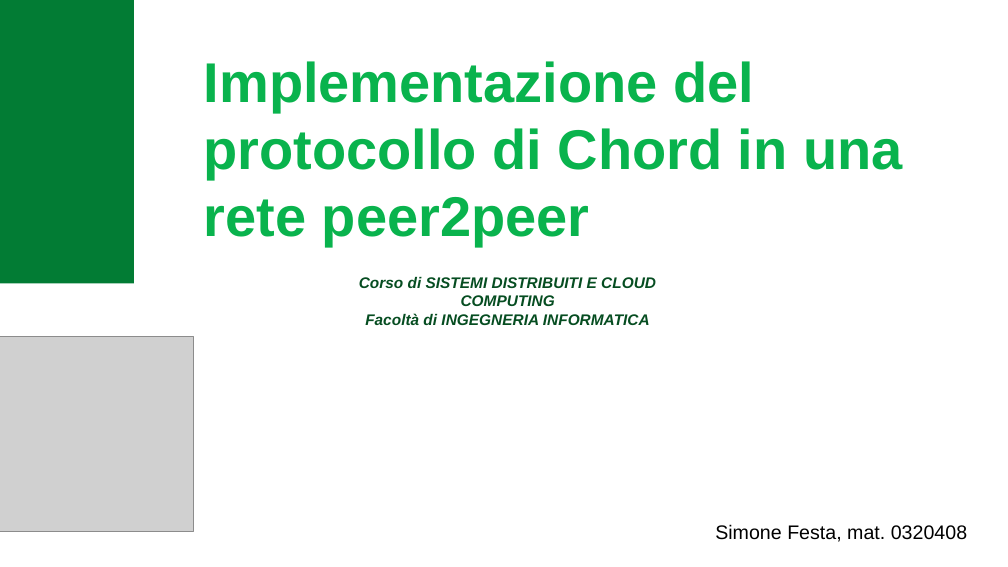
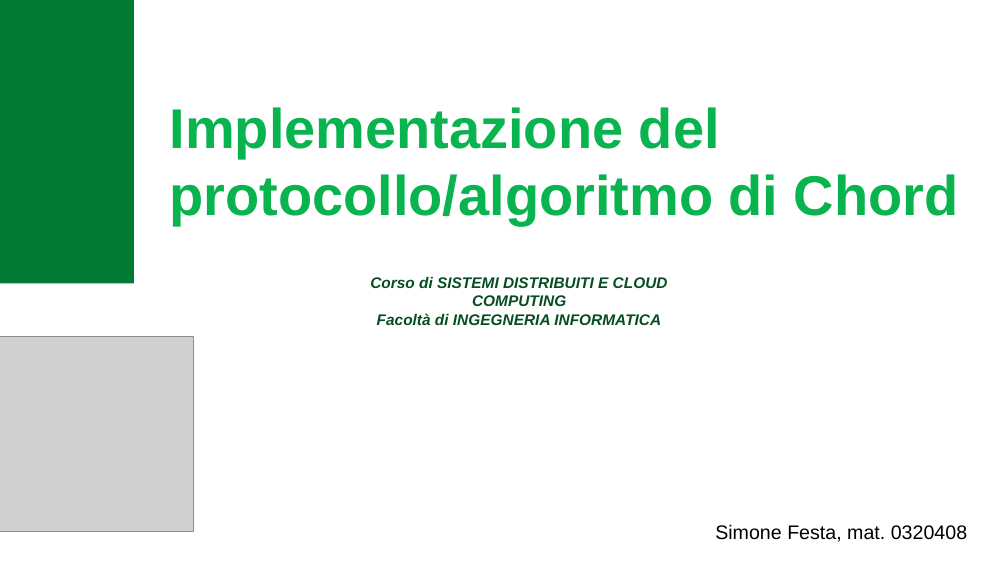
Before and after one commit to simonefesta/Chord_SDCC, a slide deck: slide 1 of Documentazione/Presentazione/Presentazione_Chord_Festa_0320408.pptx. Drawn at 1008x567 pixels with LibreOffice and Linux fonts; fonts in the diff are those of the drawing; grey boxes stand for pictures. Boxes give left, top, right and bottom in pixels: in the first picture for what was removed or moved away, otherwise in the second. Text is boxed around its words. In the diff, an @@ line names an element or a change of style, - is before the commit and + after.

```diff
--- a/Documentazione/Presentazione/Presentazione_Chord_Festa_0320408.pptx
+++ b/Documentazione/Presentazione/Presentazione_Chord_Festa_0320408.pptx
@@ text at [170, 107, 959, 225]: text changed @@
-Implementazione del protocollo di Chord in una rete peer2peer
+Implementazione del protocollo/algoritmo di Chord
@@ text "Corso di SISTEMI DISTRIBUITI E ...": place and size @@
-text "Corso di SISTEMI DISTRIBUITI E ..." at [359, 277, 656, 325]
+text "Corso di SISTEMI DISTRIBUITI E ..." at [370, 277, 668, 325]
```
Also in this commit, not shown: 10 other slides changed, 1 other file.
